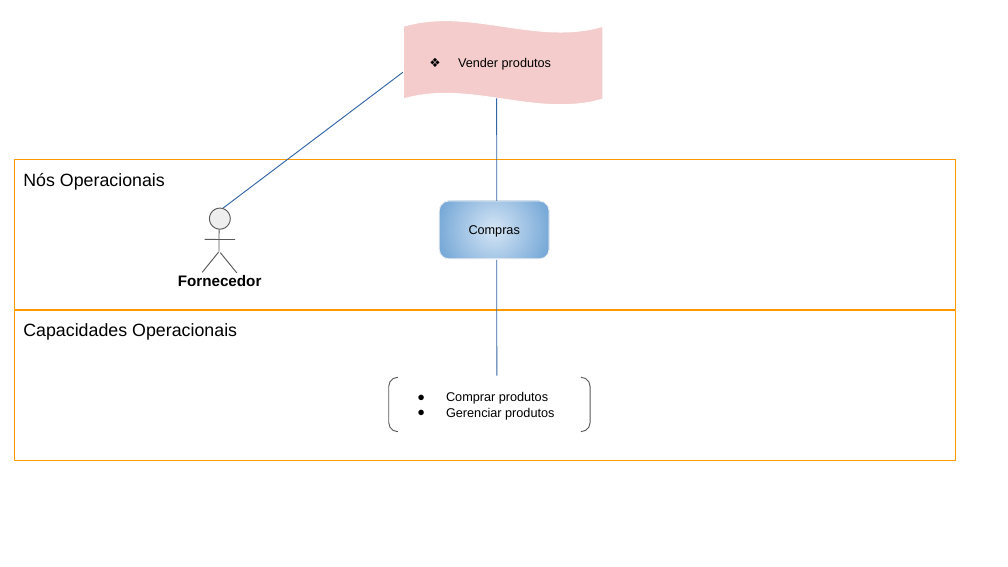
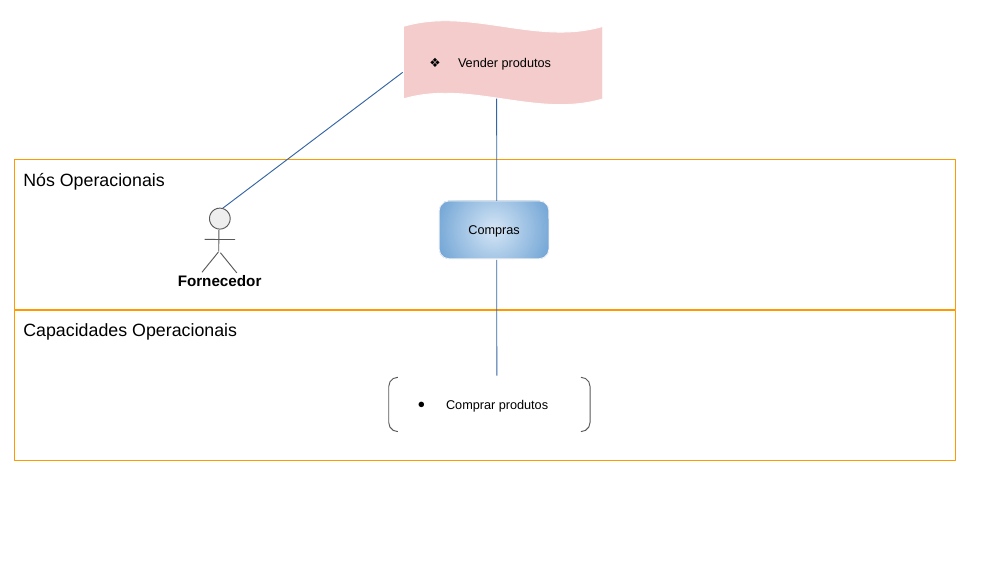
Before and after one commit to Darienzo08/ope_ads, a slide deck: slide 3 of docs/ARTEFATOS(15-23)/Arquitetura/15) Arquitetura de Negócio para cada Cenário.pptx. Drawn at 1008x567 pixels with LibreOffice and Linux fonts; fonts in the diff are those of the drawing. Boxes give left, top, right and bottom in pixels: in the first picture for what was removed or moved away, otherwise in the second. Text is boxed around its words. In the diff, an @@ line names an element or a change of style, - is before the commit and + after.

```diff
--- a/docs/ARTEFATOS(15-23)/Arquitetura/15) Arquitetura de Negócio para cada Cenário.pptx
+++ b/docs/ARTEFATOS(15-23)/Arquitetura/15) Arquitetura de Negócio para cada Cenário.pptx
@@ wave "Vender produtos" at <box>403,20,603,104</box>: outline #FFFFFF 0.75 pt to #FFFFFF 0.74 pt @@
@@ rectangle "Nós Operacionais" at <box>15,159,956,309</box>: outline #FF9900 0.75 pt to #FF9900 0.74 pt @@
@@ rounded rectangle "Compras" at <box>439,201,549,259</box>: outline #F3F3F3 0.75 pt to #F3F3F3 0.74 pt @@
@@ freeform shape at <box>219,230,219,252</box>: outline #595959 0.75 pt to #595959 0.74 pt; outline redrawn @@
@@ freeform shape at <box>202,252,219,273</box>: outline #595959 0.75 pt to #595959 0.74 pt @@
@@ rectangle "Capacidades Operacionais" at <box>15,310,956,460</box>: outline #FF9900 0.75 pt to #FF9900 0.74 pt @@
@@ bracket pair "Comprar produtos" at <box>389,378,590,432</box>: outline #595959 0.75 pt to #595959 0.74 pt; proportions changed @@
@@ text in bracket pair at <box>446,408,554,420</box>: paragraph removed @@
-● Gerenciar produtos
```
Also in this commit, not shown: 3 other slides changed, 1 slide added, 3 other files.
